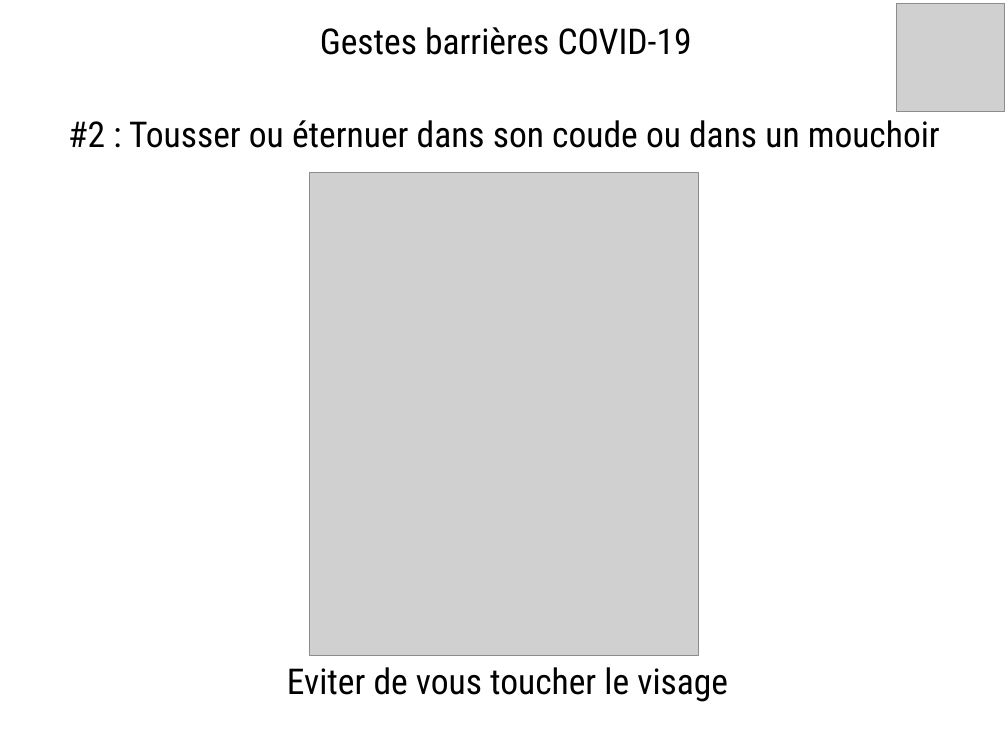
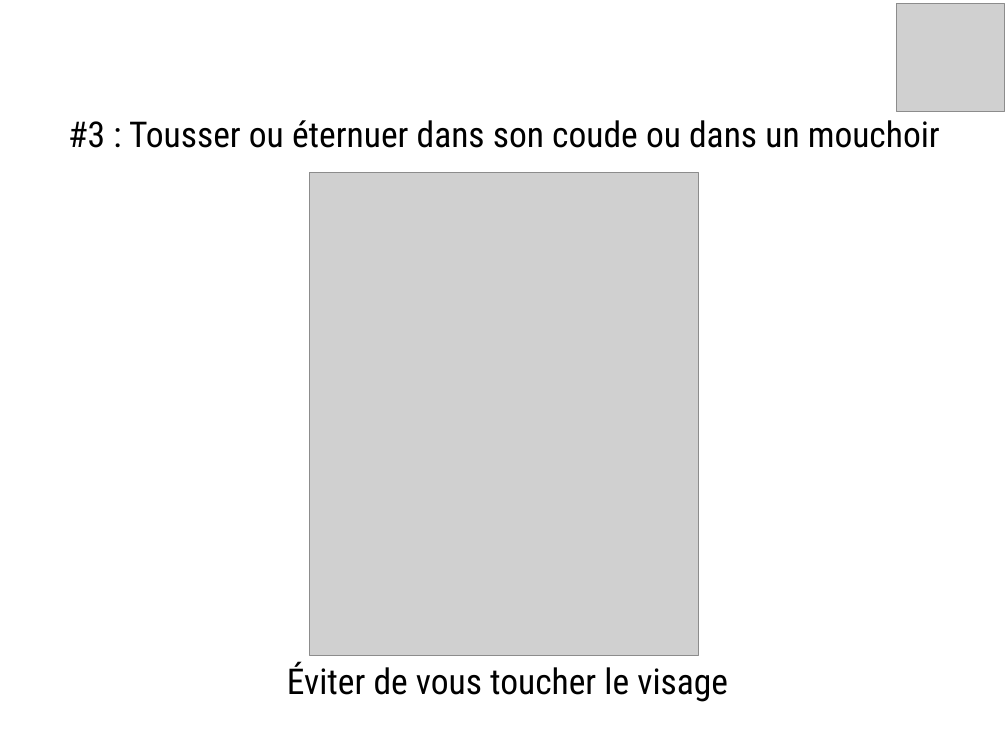
Before and after one commit to Evarisk/bibliotheque-media-risque, a slide deck: slide 3 of causerie/produits-emissions-dechets/gestes-barriere-covid-19/causerie_gestes-barriere-covid-19.odp (slide 2 before the commit). Drawn at 1008x756 pixels with LibreOffice and Linux fonts; fonts in the diff are those of the drawing; grey boxes stand for pictures; background and template pictures are left out. Boxes give left, top, right and bottom in pixels: in the first picture for what was removed or moved away, otherwise in the second. Text is boxed around its words. In the diff, an @@ line names an element or a change of style, - is before the commit and + after.

```diff
--- a/causerie/produits-emissions-dechets/gestes-barriere-covid-19/causerie_gestes-barriere-covid-19.odp
+++ b/causerie/produits-emissions-dechets/gestes-barriere-covid-19/causerie_gestes-barriere-covid-19.odp
@@ title removed at [320,27,692,55] @@
-Gestes barrières COVID-19
@@ title at [68,120,940,148]: text changed @@
-#2 : Tousser ou éternuer dans son coude ou dans un mouchoir
+#3 : Tousser ou éternuer dans son coude ou dans un mouchoir
@@ title at [287,662,728,702]: text changed @@
-Eviter de vous toucher le visage
+Éviter de vous toucher le visage
```
Also in this commit, not shown: 3 other slides changed, 2 slides removed, 1 other file.
